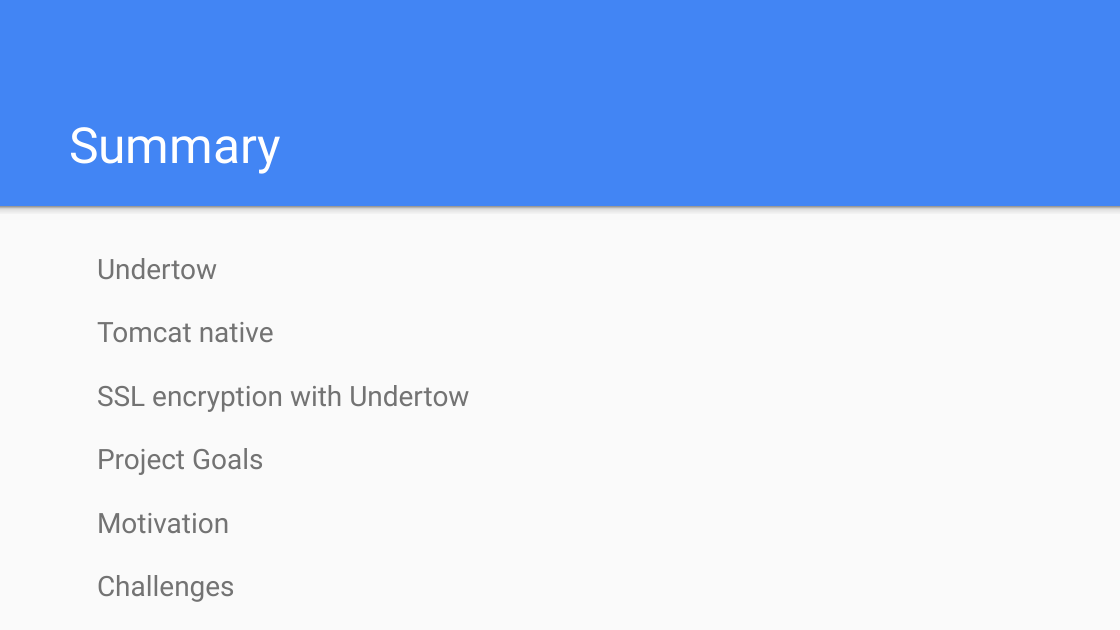
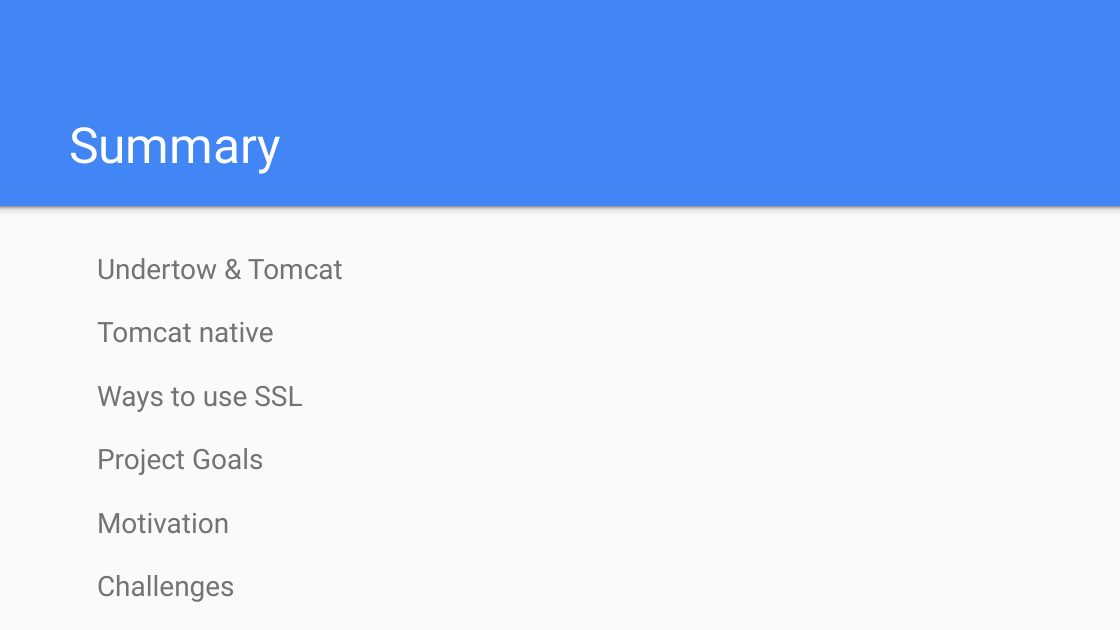
Before and after one commit to jocelynthode/tomcat-native2-doc, a slide deck: slide 2 of initial_presentation.pptx. Drawn at 1120x630 pixels with LibreOffice and Linux fonts; fonts in the diff are those of the drawing. Boxes give left, top, right and bottom in pixels: in the first picture for what was removed or moved away, otherwise in the second. Text is boxed around its words. In the diff, an @@ line names an element or a change of style, - is before the commit and + after.

```diff
--- a/initial_presentation.pptx
+++ b/initial_presentation.pptx
@@ text at [97,258,343,279]: text changed @@
-Undertow
+Undertow & Tomcat
@@ text at [97,386,302,412]: text changed @@
-SSL encryption with Undertow
+Ways to use SSL
```
Also in this commit, not shown: 6 other slides changed, 1 slide added, 1 slide removed, 1 other file.
